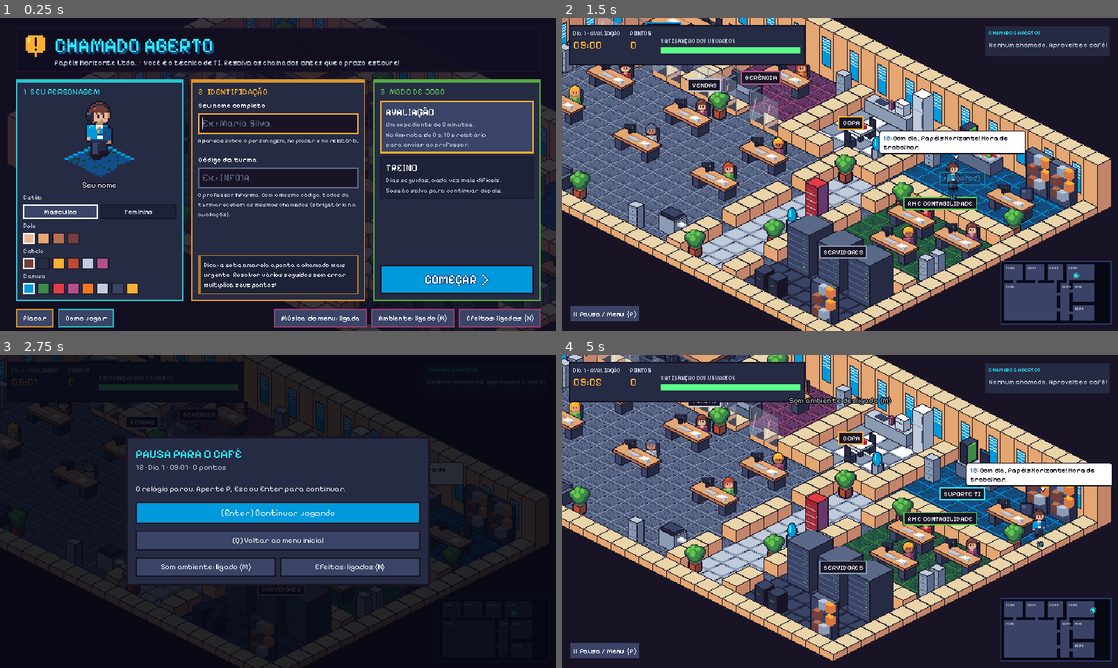
Above: before the commit, frames 1-4 (two rows, left to right).
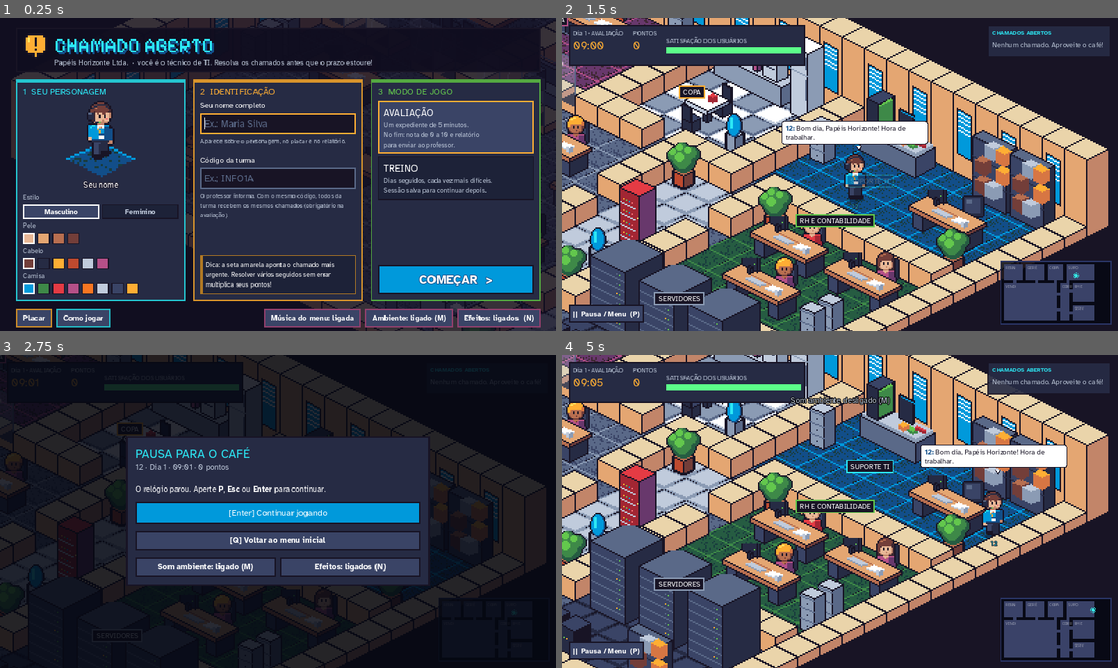
Above: after the commit, the same moments.

Repository: cimiano2/chamado-aberto
Game: Godot game, scene res://scenes/main.tscn
Two runs of this game, one before a commit and one after it. Both use one fixed random seed, a clock stepped at 60 frames per second and the inputs below.
Inputs (mouse positions are in pixels of both pictures, inside the frame that each line leads up to):
- Up to frame 1 (0.25 s): no input
- Up to frame 2 (1.5 s): click (840, 124) at 0.52 s; type "12" at 0.6 s; click (840, 177) at 0.75 s; type "12" at 0.83 s; click "COMEÇAR >" at 1.25 s
- Up to frame 3 (2.75 s): click "|| Pausa / Menu (P)" at 2 s
- Up to frame 4 (5 s): click "[Enter] Continuar jogando" at 2.75 s; tap Enter at 3.5 s; move the mouse to (962, 495) at 3.52 s; hold Right 3.53-4.28 s; tap R at 3.6, 4.55 s; click (962, 495) at 3.67 s; tap Space at 3.77, 4.52 s; move the mouse to (728, 527) at 4.27 s; hold Down from 4.28 s (still down); tap M at 4.35 s

The runs differ from the first frame. In frame 1, 12% of the frame differs, in the area x 1-100%, y 0-100%; in frame 2, 65%; in frame 3, 13%; in frame 4, 70%, in the area x 0-99%, y 0-100%.

Commit message:
Imagem sem tremor em qualquer resolução, fonte legível e penalidades menores
- Mundo ampliado sempre em escala inteira de pixels reais (2x, 3x...),
  independente da escala da interface: em 1366x768 (x1,07), 1920x1080
  (x1,5) ou zoom de 125% os pixels tinham larguras diferentes e o cenário
  tremia ao rolar.
- Textos em Atkinson Hyperlegible (OFL) no lugar da fonte pixelada, que
  ficava com letras grudadas em escala fracionada; logotipo segue pixel.
- Penalidades: erro -10 (era -25), prazo estourado -20 (era -50).
- tests/scale_check.gd: capturas em várias resoluções.

Co-Authored-By: Claude Opus 5.5 <noreply@anthropic.com>
Claude-Session: https://claude.ai/code/session_01ULB8X8jtmR9iGJQHphwBcx

Diff:
--- a/resources/theme.tres
+++ b/resources/theme.tres
@@ -1,6 +1,7 @@
-[gd_resource type="Theme" load_steps=21 format=3]
-
-[ext_resource type="FontFile" path="res://fonts/PixelifySans.ttf" id="1_exi4b"]
+[gd_resource type="Theme" load_steps=22 format=3]
+
+[ext_resource type="FontFile" path="res://fonts/AtkinsonHyperlegible-Regular.ttf" id="1_exi4b"]
+[ext_resource type="FontFile" path="res://fonts/AtkinsonHyperlegible-Bold.ttf" id="2_bold"]
 
 [sub_resource type="StyleBoxFlat" id="StyleBoxFlat_am5te"]
 content_margin_left = 10.0
@@ -247,6 +248,7 @@
 Button/colors/font_hover_color = Color(0.996078, 0.905882, 0.380392, 1)
 Button/colors/font_pressed_color = Color(0.996078, 0.682353, 0.203922, 1)
 Button/font_sizes/font_size = 18
+Button/fonts/font = ExtResource("2_bold")
 Button/styles/disabled = SubResource("StyleBoxFlat_am5te")
 Button/styles/focus = SubResource("StyleBoxEmpty_jdw5q")
 Button/styles/hover = SubResource("StyleBoxFlat_etqsr")
@@ -269,6 +271,7 @@
 CheckBox/styles/pressed = SubResource("StyleBoxFlat_lbwyb")
 HeadingLabel/base_type = &"Label"
 HeadingLabel/colors/font_color = Color(0.172549, 0.909804, 0.960784, 1)
+HeadingLabel/fonts/font = ExtResource("2_bold")
 HeadingLabel/font_sizes/font_size = 19
 Label/colors/font_color = Color(1, 1, 1, 1)
 Modal/base_type = &"PanelContainer"
@@ -288,6 +291,7 @@
 ProgressBar/styles/background = SubResource("StyleBoxFlat_h25lq")
 ProgressBar/styles/fill = SubResource("StyleBoxFlat_b1wt8")
 RichTextLabel/colors/default_color = Color(1, 1, 1, 1)
+RichTextLabel/fonts/bold_font = ExtResource("2_bold")
 StatValue/base_type = &"Label"
 StatValue/colors/font_color = Color(0.996078, 0.682353, 0.203922, 1)
 StatValue/font_sizes/font_size = 26
--- a/scripts/main.gd
+++ b/scripts/main.gd
@@ -4,7 +4,11 @@
 
 enum State { TITLE, PLAYING, TASK, PAUSED, DAY_END, FINAL }
 
-const VIEW_SCALE := 2.0          # o mundo (640x360) é ampliado 2x
+## Ampliação do mundo (cada pixel da arte vira view_scale x view_scale pixels da tela).
+## Sempre inteira, e a interface também usa escala inteira (scale_mode="integer"):
+## escala fracionada deixa pixels de larguras diferentes, que "tremem" ao rolar e
+## deixam a fonte pixelada ilegível.
+var view_scale := 2
 const TECH_LINES := ["Deixa comigo!", "Bora resolver isso.", "Vamos ver o que houve...", "Já estou aqui!"]
 const THANKS := ["Valeu! Salvou meu dia!", "Funcionou! Obrigado(a)!", "Ufa! Muito obrigado(a)!", "Você é o(a) melhor!"]
 const ANGRY := ["Vou reclamar com o gerente!", "Ninguém veio me ajudar...", "Assim não dá!"]
@@ -70,6 +74,8 @@
 func _ready() -> void:
 	# processa DEPOIS do técnico: a câmera usa a posição já atualizada neste quadro
 	process_priority = 100
+	get_window().size_changed.connect(_fit_window)
+	_fit_window()
 	_player.map = _map
 	_map.player = _player
 	_cam_bounds = _map.iso_bounds()
@@ -107,7 +113,9 @@
 	_pause_button.add_theme_font_size_override("font_size", 16)
 	_room_labels.get_parent().add_child(_pause_button)
 	_pause_button.set_anchors_and_offsets_preset(Control.PRESET_BOTTOM_LEFT)
-	_pause_button.position = Vector2(16, 720 - 60)
+	_pause_button.offset_left = 16
+	_pause_button.offset_top = -60
+	_pause_button.offset_bottom = -22
 	_pause_button.pressed.connect(func():
 		if state == State.PLAYING:
 			_show_pause()
@@ -237,7 +245,7 @@
 ## Câmera sem tremer: travada no pixel exato do técnico (sem suavização nem frações).
 func _update_camera() -> void:
 	var r := OfficeMap.iso(_player.position, 18)
-	var half := Vector2(320, 180)
+	var half := Vector2(_world_view.get_child(0).size / 2)
 	r.x = clampf(r.x, _cam_bounds.position.x + half.x, maxf(_cam_bounds.position.x + half.x, _cam_bounds.end.x - half.x))
 	r.y = clampf(r.y, _cam_bounds.position.y + half.y, maxf(_cam_bounds.position.y + half.y, _cam_bounds.end.y - half.y))
 	r = r.round()
@@ -256,7 +264,37 @@
 
 ## Ponto do canvas isométrico (640x360) → posição na tela cheia.
 func _to_screen(p: Vector2) -> Vector2:
-	return (p - _cam_f) * VIEW_SCALE + get_viewport().get_visible_rect().size / 2.0
+	return _world_view.get_global_transform() * ((p - _cam_f) * view_scale + _world_view.size / 2.0)
+
+
+## A interface ocupa a tela toda (base 1280x720, escala livre) com fonte comum suavizada,
+## legível em qualquer escala. O mundo em pixel art usa escala sempre inteira (_fit_world).
+func _fit_window() -> void:
+	_fit_world.call_deferred()
+
+
+## Ajusta o mundo ao tamanho da janela com ampliação inteira: ~360 linhas de arte visíveis
+## (2x até 900 px de altura, 3x em 1080p...). O quadro do mundo tem tamanho par em pixels
+## de arte e fica centrado em posição inteira, então a câmera cai sempre num pixel exato.
+func _fit_world() -> void:
+	var ui := get_viewport().get_final_transform()
+	var k := ui.get_scale()                       # pixels da tela por unidade da interface
+	var phys := Vector2(get_window().size)        # pixels reais da janela
+	view_scale = clampi(roundi(phys.y / 360.0), 2, 8)
+	_world_view.stretch_shrink = view_scale
+	var px := Vector2i.ZERO
+	for axis in 2:
+		var n := int(ceil(phys[axis] / view_scale)) + 2
+		n += n % 2    # par: o centro do quadro (onde fica a câmera) cai num pixel inteiro
+		px[axis] = n
+	var total := Vector2(px * view_scale)
+	# o quadro do mundo desfaz a escala da interface: 1 unidade dele = 1 pixel real da tela,
+	# e o canto dele cai num pixel inteiro
+	var corner_phys := ((phys - total) / 2.0).floor()
+	_world_view.set_anchors_preset(Control.PRESET_TOP_LEFT)
+	_world_view.scale = Vector2(1.0 / k.x, 1.0 / k.y)
+	_world_view.size = total
+	_world_view.position = ui.affine_inverse() * corner_phys
 
 
 func _player_head() -> Vector2:
@@ -533,7 +571,7 @@
 func _on_ticket_expired(t: Dictionary) -> void:
 	_audio.play("expired")
 	_balloons.say(t.employee, ANGRY[t.id % ANGRY.size()], _map.speaker_point.bind(t.desk), Color("a22633"))
-	_show_toast("Prazo estourado! Chamado #%d de %s (−50 pontos)." % [t.id, t.employee], Color("ff5a5a"))
+	_show_toast("Prazo estourado! Chamado #%d de %s (−%d pontos)." % [t.id, t.employee, TicketSystem.EXPIRED_PENALTY], Color("ff5a5a"))
 
 
 func _on_day_ended() -> void:
--- a/scripts/menu.gd
+++ b/scripts/menu.gd
@@ -98,6 +98,7 @@
 	v.add_theme_constant_override("separation", 0)
 	h.add_child(v)
 	var title := _label("CHAMADO ABERTO", 46, C_CYAN)
+	title.add_theme_font_override("font", load("res://fonts/PixelifySans.ttf"))   # logotipo em pixel art
 	title.add_theme_color_override("font_shadow_color", Color("124e89"))
 	title.add_theme_constant_override("shadow_offset_x", 4)
 	title.add_theme_constant_override("shadow_offset_y", 4)
@@ -410,7 +411,7 @@
 
 [color=#2ce8f5]Pontos[/color]
 • 100 por chamado resolvido  · até +100 se for rápido  · +50 se for da Gerência
-• −25 por erro  · prazo estourado: −50
+• −10 por erro  · prazo estourado: −20
 • resolver vários seguidos sem errar multiplica os pontos (até ×1,5)
 
 [color=#2ce8f5]Nota (0 a 10)[/color]: 40% chamados resolvidos + 40% resolvidos sem erro + 20% rapidez.""")
--- a/scripts/ticket_system.gd
+++ b/scripts/ticket_system.gd
@@ -123,10 +123,10 @@
 			expired += 1
 			day_expired += 1
 			satisfaction -= 12.0 if t.priority else 8.0
-			score = maxi(0, score - 50)
+			score = maxi(0, score - EXPIRED_PENALTY)
 			combo = 0
 			_stat(t.kind).expired += 1
-			_log(t, "estourado", 0, -50)
+			_log(t, "estourado", 0, -EXPIRED_PENALTY)
 			ticket_expired.emit(t)
 	satisfaction = clampf(satisfaction, 0.0, 100.0)
 	if satisfaction <= 0.0:
@@ -242,10 +242,14 @@
 	return pts
 
 
-## Pontos: base 100 + rapidez (até 100) + prioridade (50) − 25 por erro, × sequência sem erros.
+## Penalidades (leves: o foco é aprender, não punir).
+const MISTAKE_PENALTY := 10     # por erro dentro do atendimento
+const EXPIRED_PENALTY := 20     # chamado que estourou o prazo
+
+## Pontos: base 100 + rapidez (até 100) + prioridade (50) − 10 por erro, × sequência sem erros.
 func points_for(t: Dictionary, task_mistakes: int) -> int:
 	var speed := int(round(100.0 * clampf(t.sla_left / t.sla_total, 0.0, 1.0)))
-	var base := 100 + speed + (50 if t.priority else 0) - 25 * task_mistakes
+	var base := 100 + speed + (50 if t.priority else 0) - MISTAKE_PENALTY * task_mistakes
 	var mult := multiplier_after(task_mistakes)
 	return maxi(20, int(round(base * mult)))
 
--- /dev/null
+++ b/tests/scale_check.gd
@@ -0,0 +1,37 @@
+extends SceneTree
+## Capturas em várias resoluções de janela (precisa de display grande, ex.:
+##   xvfb-run -a -s "-screen 0 2600x1500x24" godot --path . -s tests/scale_check.gd -- <pasta> 1366x768 1920x1080
+## Mede também o "tremor": quantas colunas de pixel mudam de largura entre dois quadros andando.
+
+func _init() -> void:
+	var args := OS.get_cmdline_user_args()
+	var out: String = args[0]
+	var sizes := args.slice(1)
+	SaveGame.clear()
+	var main: Node = load("res://scenes/main.tscn").instantiate()
+	root.add_child(main)
+	for i in 3: await process_frame
+	for s in sizes:
+		var p: PackedStringArray = s.split("x")
+		if DisplayServer.window_get_size() != Vector2i(int(p[0]), int(p[1])):
+			DisplayServer.window_set_size(Vector2i(int(p[0]), int(p[1])))
+		for i in 6: await process_frame
+		if main.state != 0:
+			main.back_to_menu()
+		main._show_menu()
+		for i in 6: await process_frame
+		_save(out + "/menu_%s.png" % s)
+		main.start_session({"name": "Marina Lopes", "class_code": "INFO1A", "skin": 2, "hair": 3, "shirt": 1, "body": 1}, "avaliacao", false)
+		var ts: TicketSystem = main.tickets
+		ts.spawn_timer = 9999.0
+		for i in 4: ts.spawn()
+		main.get_node("%Player").position = Vector2(600, 760)
+		for i in 40: await process_frame
+		_save(out + "/jogo_%s.png" % s)
+		print("tamanho ", s, " janela=", DisplayServer.window_get_size(), " viewport=", root.get_visible_rect().size, " escala=", root.get_final_transform().get_scale(), " mundo x", main.view_scale, " quadro=", main._world_view.position, main._world_view.size, " canto_tela=", root.get_final_transform() * main._world_view.get_global_transform().origin, " escala_tela=", root.get_final_transform().get_scale() * main._world_view.get_global_transform().get_scale())
+		main.back_to_menu() if main.has_method("back_to_menu") else null
+	quit()
+
+func _save(path: String) -> void:
+	var img := root.get_texture().get_image()
+	img.save_png(path)
--- a/tests/test_camera.gd
+++ b/tests/test_camera.gd
@@ -58,15 +58,16 @@
 		var ls: Array[Vector2] = []
 		for i in 30:
 			await process_frame
-			var off := view.position + Vector2(4, 4)
-			ps.append((Vector2(OfficeMap.iso(player.position)) - cam.position) * 2.0 + off)
-			ls.append((Vector2(OfficeMap.iso(landmark)) - cam.position) * 2.0 + off)
+			var k: float = main.view_scale
+			var c := view.position + view.size / 2.0
+			ps.append((Vector2(OfficeMap.iso(player.position)) - cam.position) * k + c)
+			ls.append((Vector2(OfficeMap.iso(landmark)) - cam.position) * k + c)
 		_key(dir, false)
 		await process_frame
 		var axis := 0 if dir == KEY_RIGHT else 1
 		var name: String = {KEY_RIGHT: "direita", KEY_DOWN: "baixo", KEY_UP: "cima"}[dir]
 		check(_reversals(ps, axis) == 0, "%s: técnico anda na tela sem ir-e-voltar" % name)
 		check(_reversals(ls, axis) == 0, "%s: cenário rola sem ir-e-voltar" % name)
-		check(_max_step_jump(ps, ls, axis) <= 2.01, "%s: passos regulares (variação máx. %.1f px)" % [name, _max_step_jump(ps, ls, axis)])
+		check(_max_step_jump(ps, ls, axis) <= main.view_scale + 0.01, "%s: passos regulares (variação máx. %.1f px)" % [name, _max_step_jump(ps, ls, axis)])
 	print("\n%s" % ("TODOS OS TESTES PASSARAM" if failures == 0 else "%d FALHA(S)" % failures))
 	quit(1 if failures > 0 else 0)
--- a/tests/test_game.gd
+++ b/tests/test_game.gd
@@ -142,10 +142,10 @@
 	var tsp := TicketSystem.new(map.desks, 1)
 	var fast := {"sla_left": 90.0, "sla_total": 90.0, "priority": false}
 	check(tsp.points_for(fast, 0) == 200, "chamado resolvido na hora vale 200")
-	check(tsp.points_for({"sla_left": 45.0, "sla_total": 90.0, "priority": true}, 1) == 175, "metade do prazo + prioridade − 1 erro = 175")
+	check(tsp.points_for({"sla_left": 45.0, "sla_total": 90.0, "priority": true}, 1) == 190, "metade do prazo + prioridade − 1 erro = 190")
 	tsp.combo = 3
 	check(tsp.points_for(fast, 0) == 260, "sequência de 3 sem erro multiplica por 1,3")
-	check(tsp.points_for(fast, 2) == 150, "erro zera o multiplicador")
+	check(tsp.points_for(fast, 2) == 180, "erro zera o multiplicador (200 − 2×10)")
 
 	# ---- relatório: código confere e adulteração é detectada
 	var rep_ts := TicketSystem.new(map.desks, 5)
Binary file changed: docs/jogo.png
Binary file changed: docs/menu.png
Binary file changed: docs/minijogo.png
Binary file added: fonts/AtkinsonHyperlegible-Bold.ttf
Not shown, added: fonts/AtkinsonHyperlegible-Bold.ttf.import
Binary file added: fonts/AtkinsonHyperlegible-Regular.ttf
Not shown, added: fonts/AtkinsonHyperlegible-Regular.ttf.import
Not shown, added: fonts/OFL-AtkinsonHyperlegible.txt
